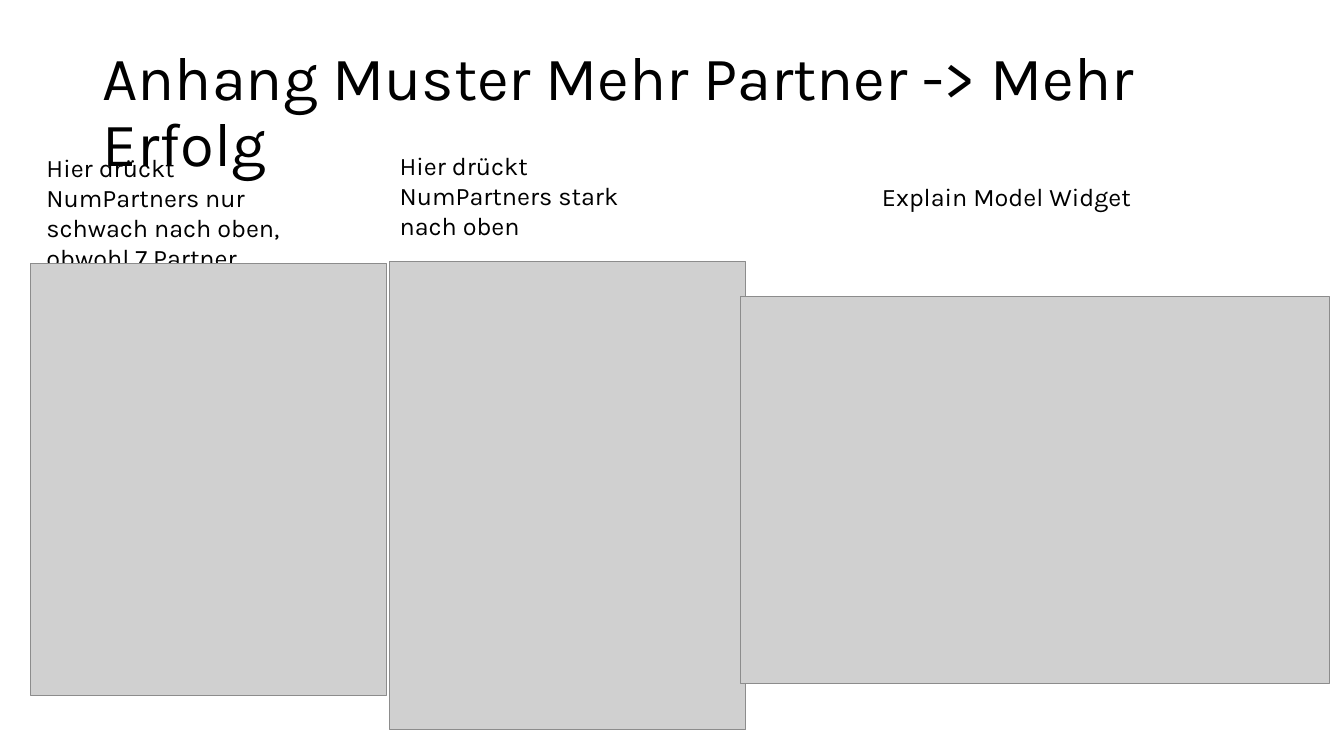
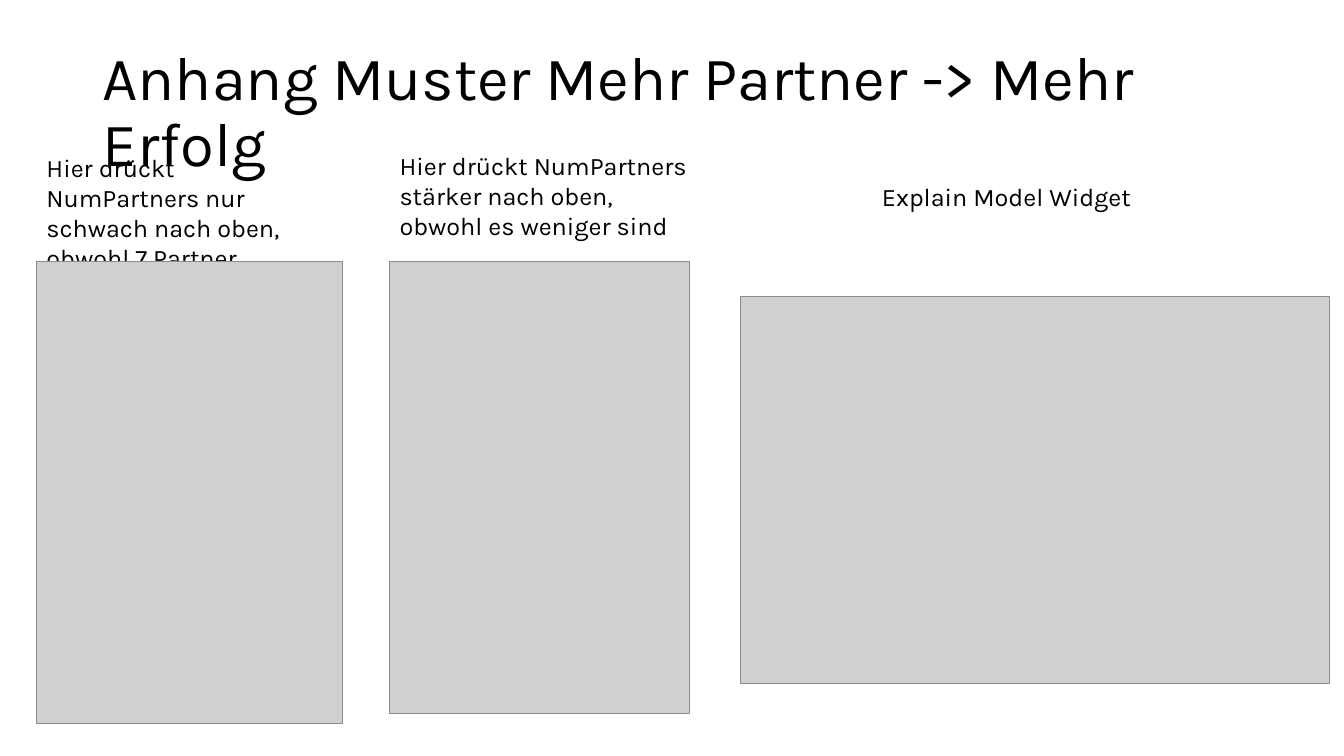
Before and after one commit to BastiBuilds/BAI_Machine_Learning, a slide deck: slide 46 of Abgabe ML Gruppe 2/Anhang Präsentation Grp 2.pptx. Drawn at 1344x756 pixels with LibreOffice and Linux fonts; fonts in the diff are those of the drawing; grey boxes stand for pictures. Boxes give left, top, right and bottom in pixels: in the first picture for what was removed or moved away, otherwise in the second. Text is boxed around its words. In the diff, an @@ line names an element or a change of style, - is before the commit and + after.

```diff
--- a/Abgabe ML Gruppe 2/Anhang Präsentation Grp 2.pptx
+++ b/Abgabe ML Gruppe 2/Anhang Präsentation Grp 2.pptx
@@ text at <box>400,157,687,241</box>: text changed @@
-Hier drückt NumPartners stark nach oben
+Hier drückt NumPartners stärker nach oben, obwohl es weniger sind
@@ picture: place and size @@
-picture at <box>31,264,387,697</box>
+picture at <box>36,261,343,723</box>
@@ picture: place and size @@
-picture at <box>390,261,746,730</box>
+picture at <box>390,261,690,714</box>
```
Also in this commit, not shown: 1 other slide changed, 1 other file.
